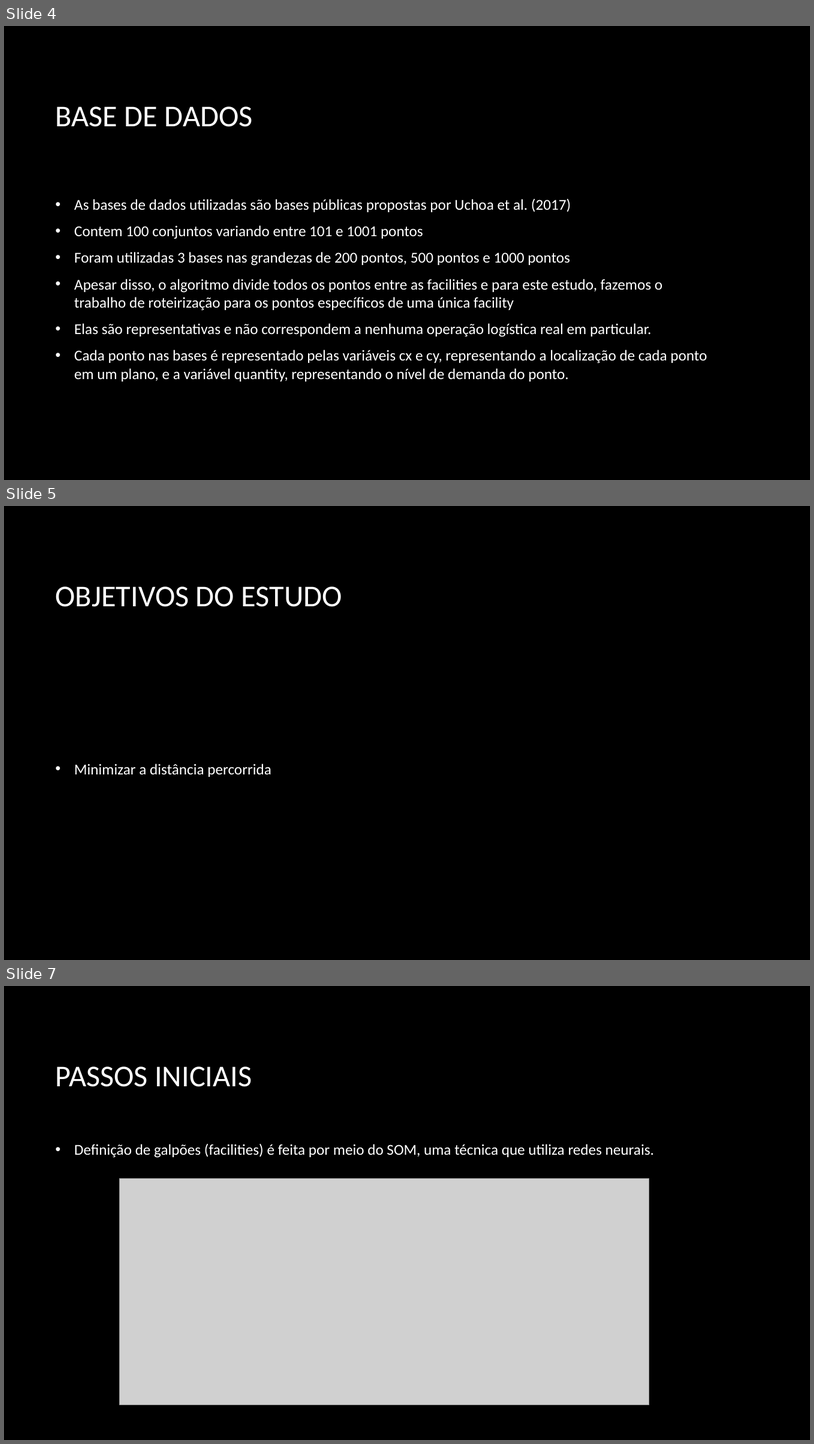
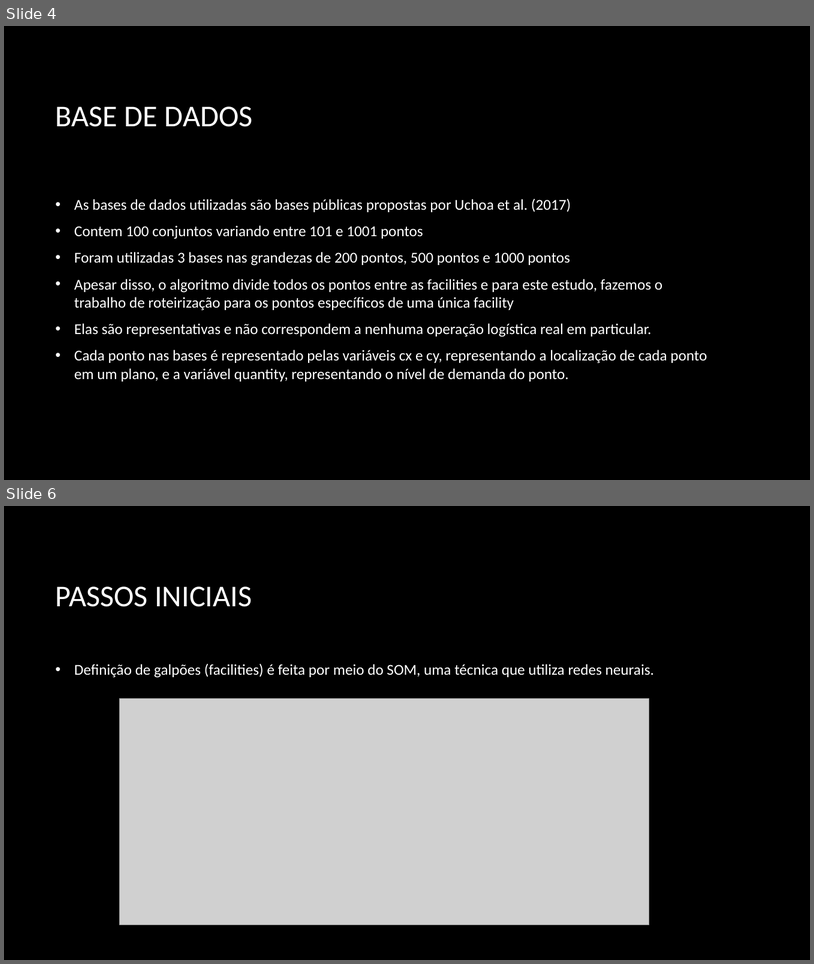
Before and after one commit to samuelwuw/ProjetoFinal_metaheuristicas, a slide deck: Apresentacao.pptx. Shown one above the other, each under a label of ours: slides 4, 5 and 7 before the commit, slides 4 and 6 after it; the slides between them are not shown. The pictures are 814x1444 and 814x964 pixels, drawn with LibreOffice and Linux fonts; fonts in the diff are those of the drawing; grey boxes stand for pictures; background and template pictures are left out. Boxes give left, top, right and bottom in pixels: in the first picture for what was removed or moved away, otherwise in the second. Text is boxed around its words. In the diff, an @@ line names an element or a change of style, - is before the commit and + after.

```diff
--- a/Apresentacao.pptx
+++ b/Apresentacao.pptx
@@ slide 5 removed at <box>4,506,810,960</box>, background picture (left out) @@
@@ title removed at <box>56,586,342,607</box> @@
-OBJETIVOS DO ESTUDO
@@ text removed at <box>74,763,271,777</box> @@
-• Minimizar a distância percorrida
@@ what was slide 7 is now slide 6 @@
```
Also in this commit, not shown: 3 slides changed.
